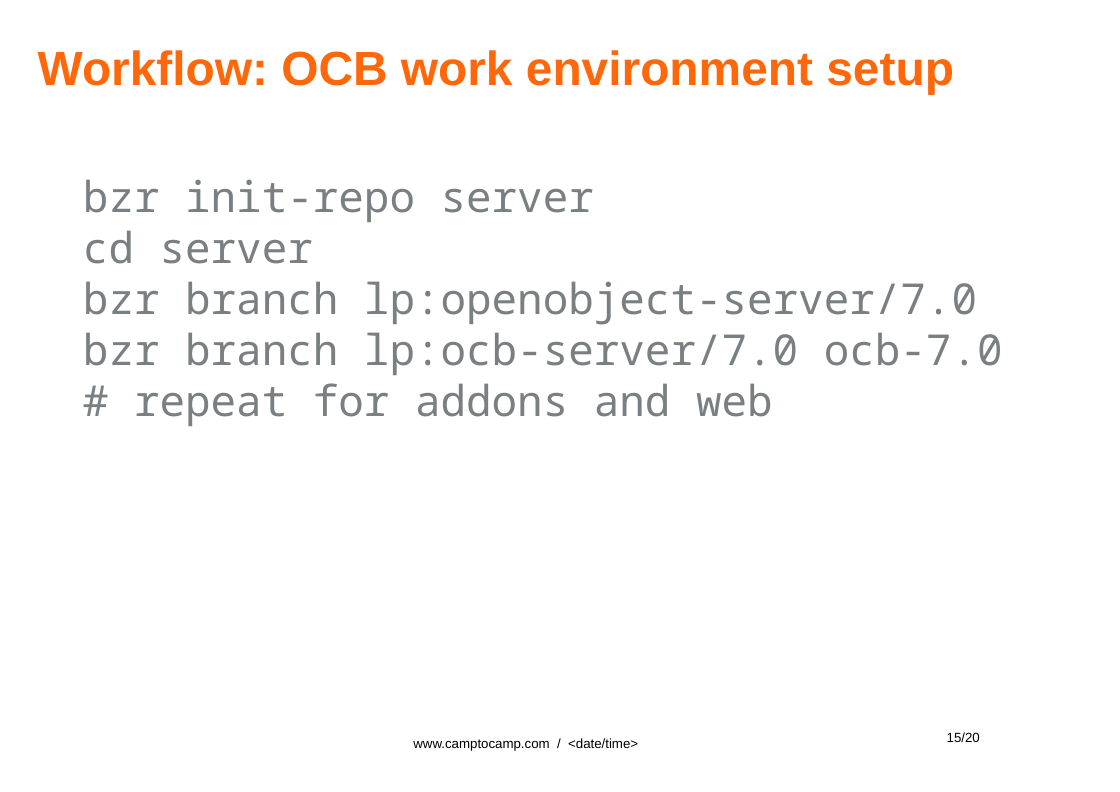
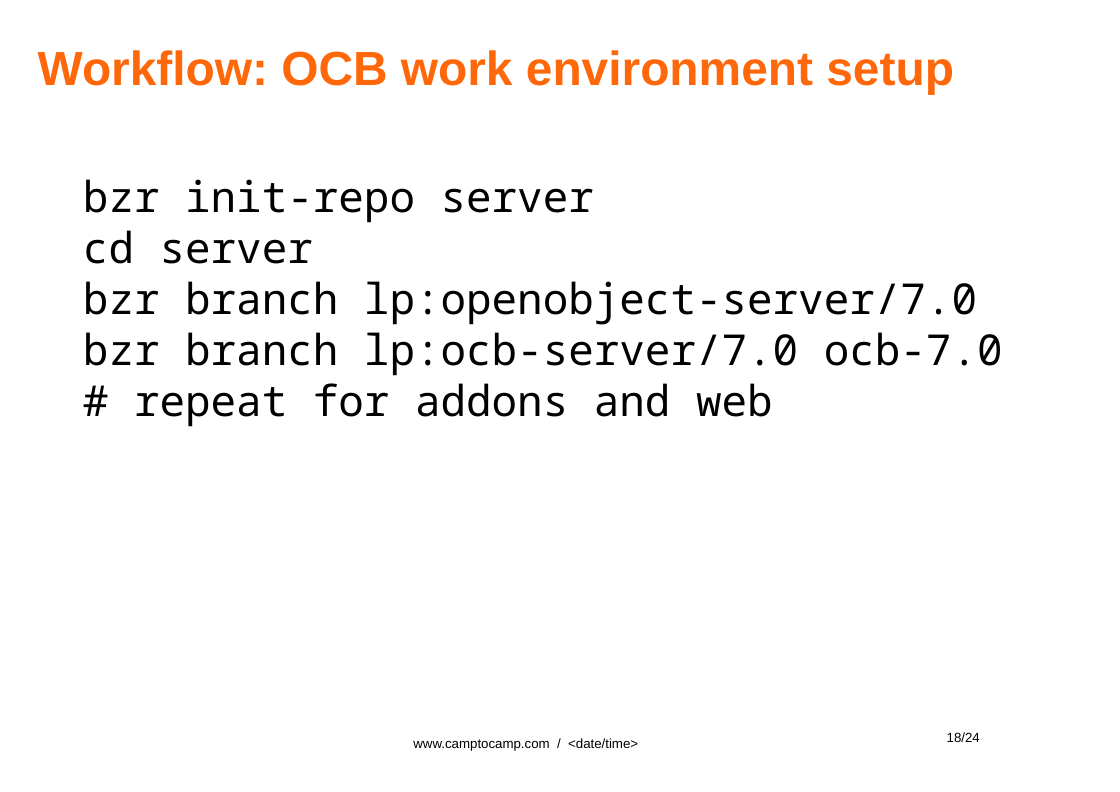
Before and after one commit to gurneyalex/community-days, a slide deck: slide 18 of 2014/talks/Community.odp (slide 15 before the commit). Drawn at 1120x792 pixels with LibreOffice and Linux fonts; fonts in the diff are those of the drawing; background and template pictures are left out. Boxes give left, top, right and bottom in pixels: in the first picture for what was removed or moved away, otherwise in the second. Text is boxed around its words. In the diff, an @@ line names an element or a change of style, - is before the commit and + after.

```diff
--- a/2014/talks/Community.odp
+++ b/2014/talks/Community.odp
@@ text "bzr init-repo server cd server ..." at box(83, 179, 1003, 427): text colour #7A7F82 to #000000 @@
@@ page number at box(947, 732, 980, 742): text changed @@
-15/20
+18/24
```
Also in this commit, not shown: 16 other slides changed, 4 slides added, 4 other files.
